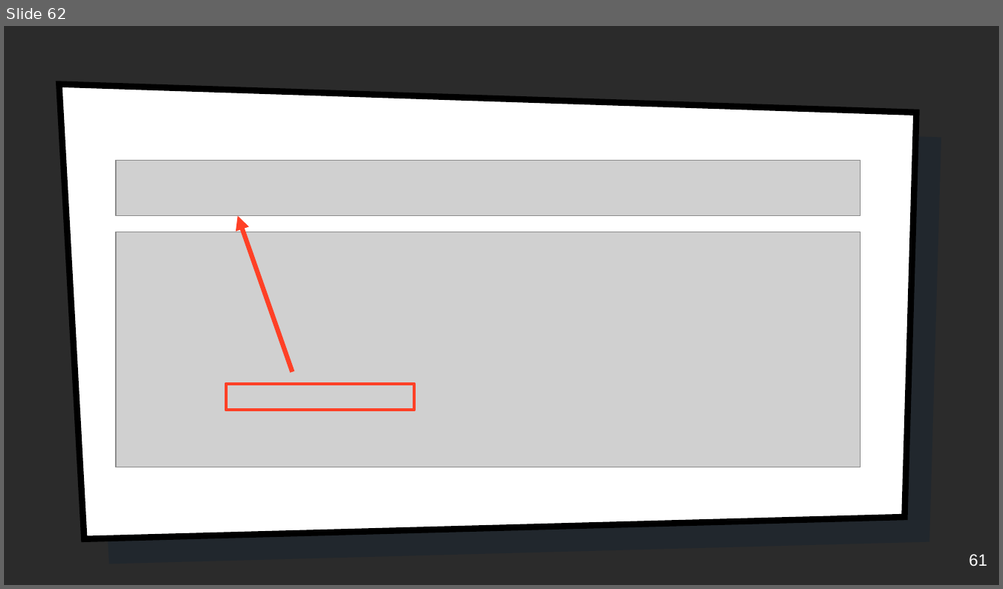
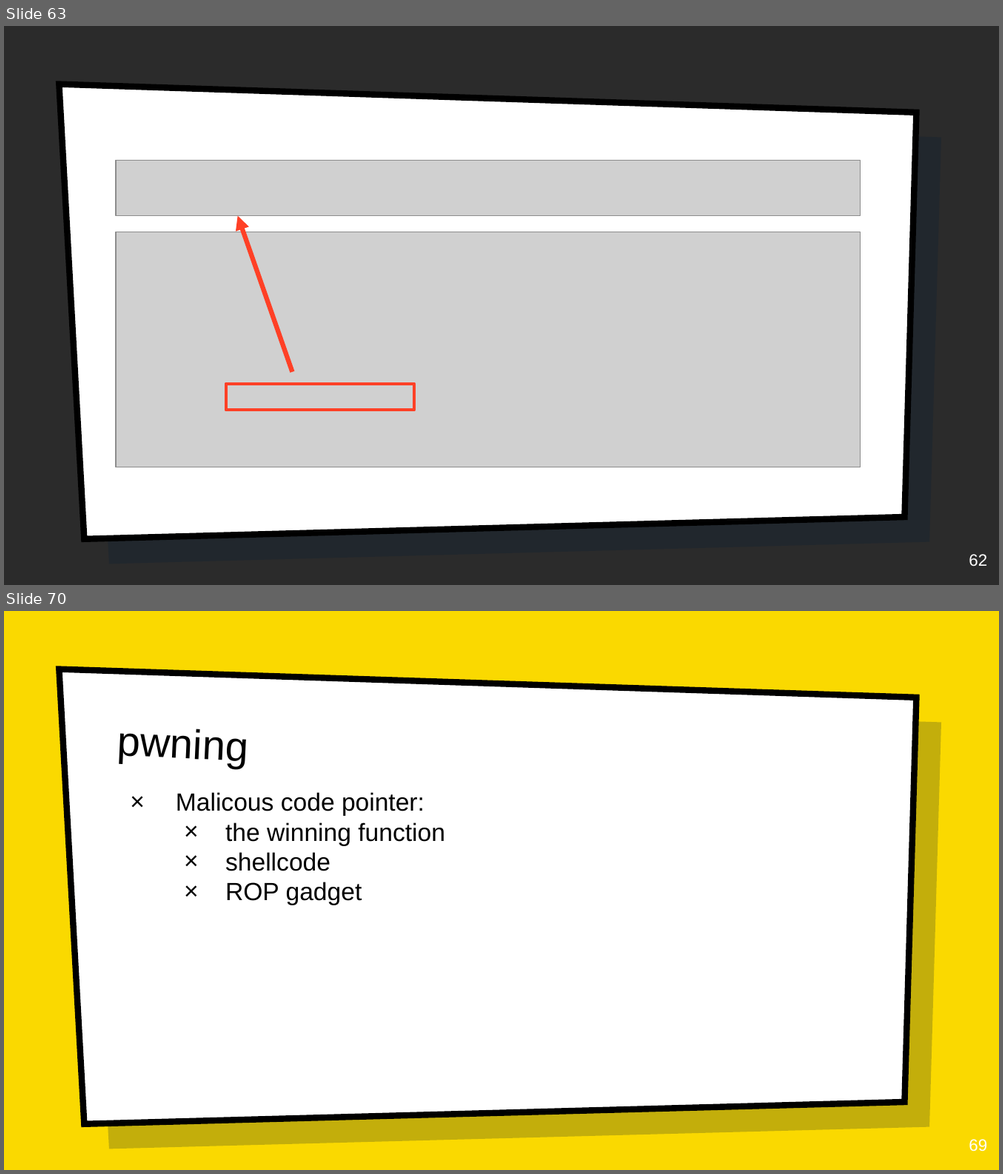
Before and after one commit to tiffanyb/tiffanyb.github.io, a slide deck: courses/cse545/slides/11-heap-4.pptx. Shown one above the other, each under a label of ours: slide 62 before the commit, slides 63 and 70 after it; the slides between them are not shown. The pictures are 1003x589 and 1003x1174 pixels, drawn with LibreOffice and Linux fonts; fonts in the diff are those of the drawing; grey boxes stand for pictures; background and template pictures are left out; a plain dark background stands for a picture behind light text. Boxes give left, top, right and bottom in pixels: in the first picture for what was removed or moved away, otherwise in the second. Text is boxed around its words. In the diff, an @@ line names an element or a change of style, - is before the commit and + after.

```diff
--- a/courses/cse545/slides/11-heap-4.pptx
+++ b/courses/cse545/slides/11-heap-4.pptx
@@ slide 70 added at box(4, 611, 999, 1170), background picture (left out); not listed: 2 template elements that a slide beside it also shows @@
@@ title added at box(116, 729, 247, 768), 40 pt, text #000000 @@
+pwning
@@ text added at box(176, 792, 445, 906), 24 pt, text #000000 @@
+× Malicous code pointer:
+  × the winning function
+  × shellcode
+  × ROP gadget
@@ page number added at box(968, 1139, 987, 1152), 16 pt, text #FFFFFF @@
+69
@@ what was slide 62 is now slide 63 @@
@@ page number at box(968, 554, 987, 566): text changed @@
-61
+62
```
Also in this commit, not shown: 2 slides changed, 19 other slides added, 2 slides removed, 23 other files.
